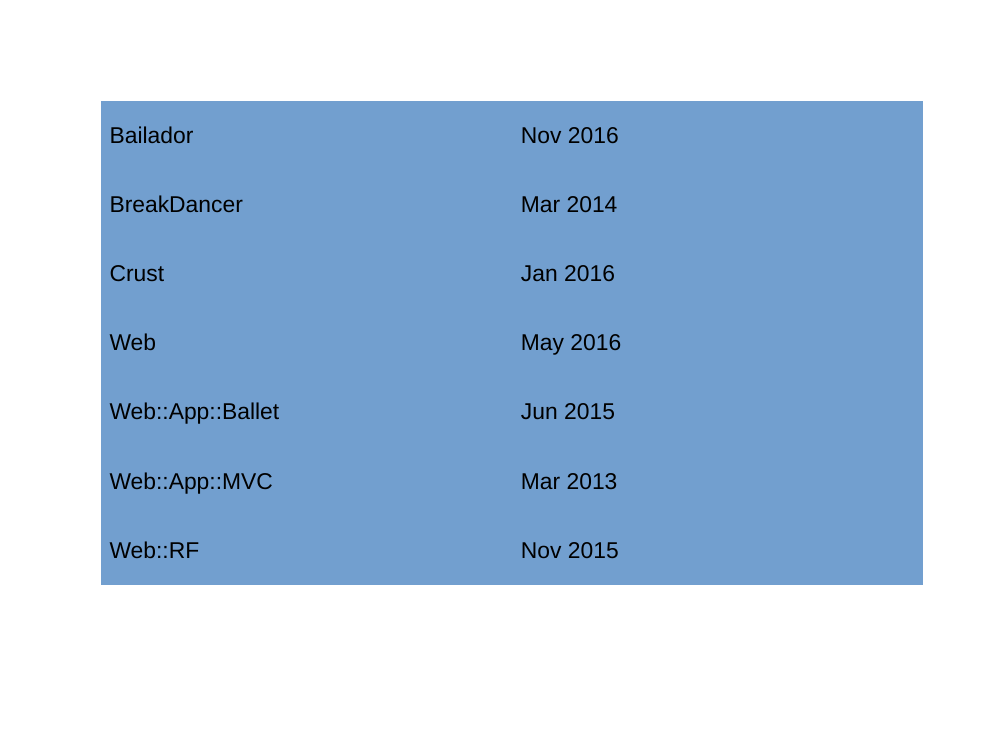
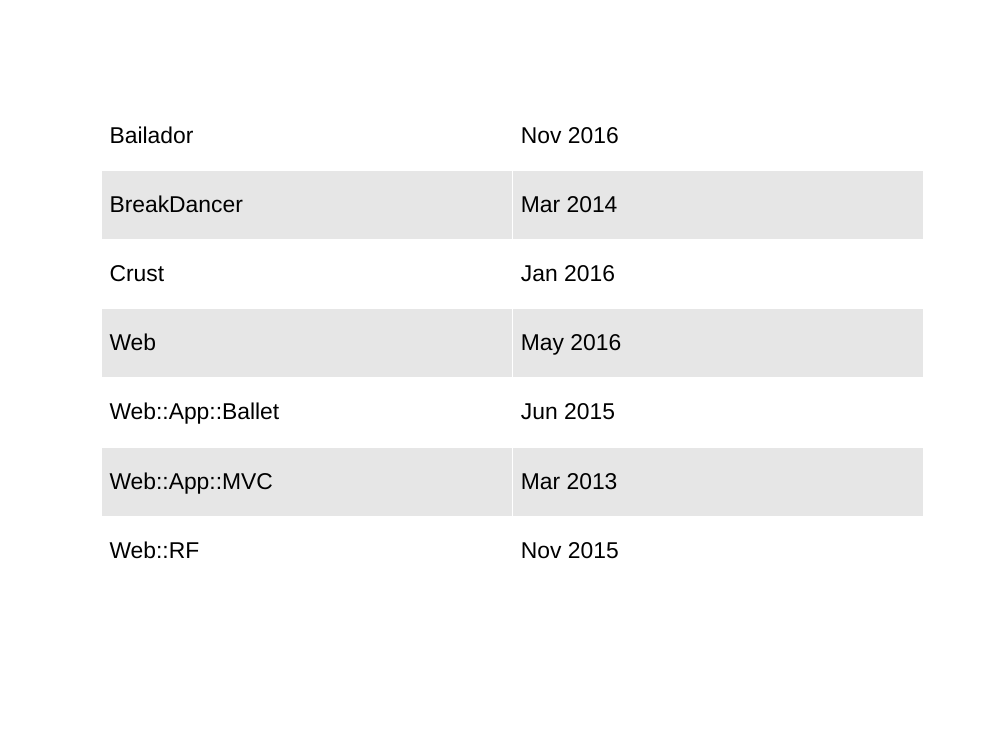
Before and after one commit to niner/talks, a slide deck: slide 5 of Web development and Perl 6/Web development and Perl 6.odp. Drawn at 1008x756 pixels with LibreOffice and Linux fonts; fonts in the diff are those of the drawing. Boxes give left, top, right and bottom in pixels: in the first picture for what was removed or moved away, otherwise in the second. Text is boxed around its words. In the diff, an @@ line names an element or a change of style, - is before the commit and + after.

```diff
--- a/Web development and Perl 6/Web development and Perl 6.odp
+++ b/Web development and Perl 6/Web development and Perl 6.odp
@@ table at box(101, 101, 924, 585) @@
@@ fill #729FCF to #FFFFFF in 8 cells @@
@@ fill #729FCF to #E6E6E6 in 6 cells @@
@@ borders changed @@
```
Also in this commit, not shown: 1 other slide changed, 1 other file.
